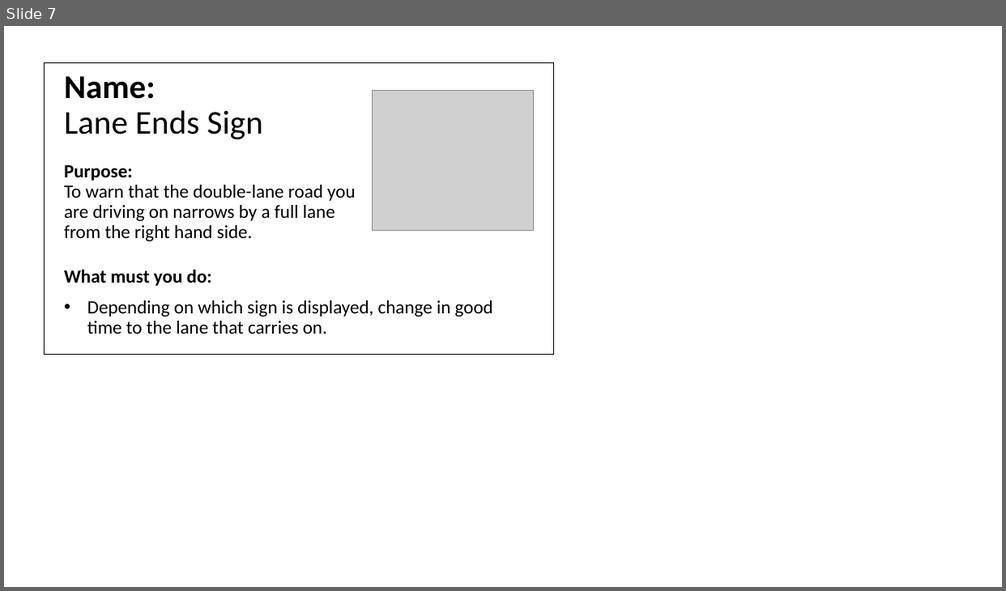
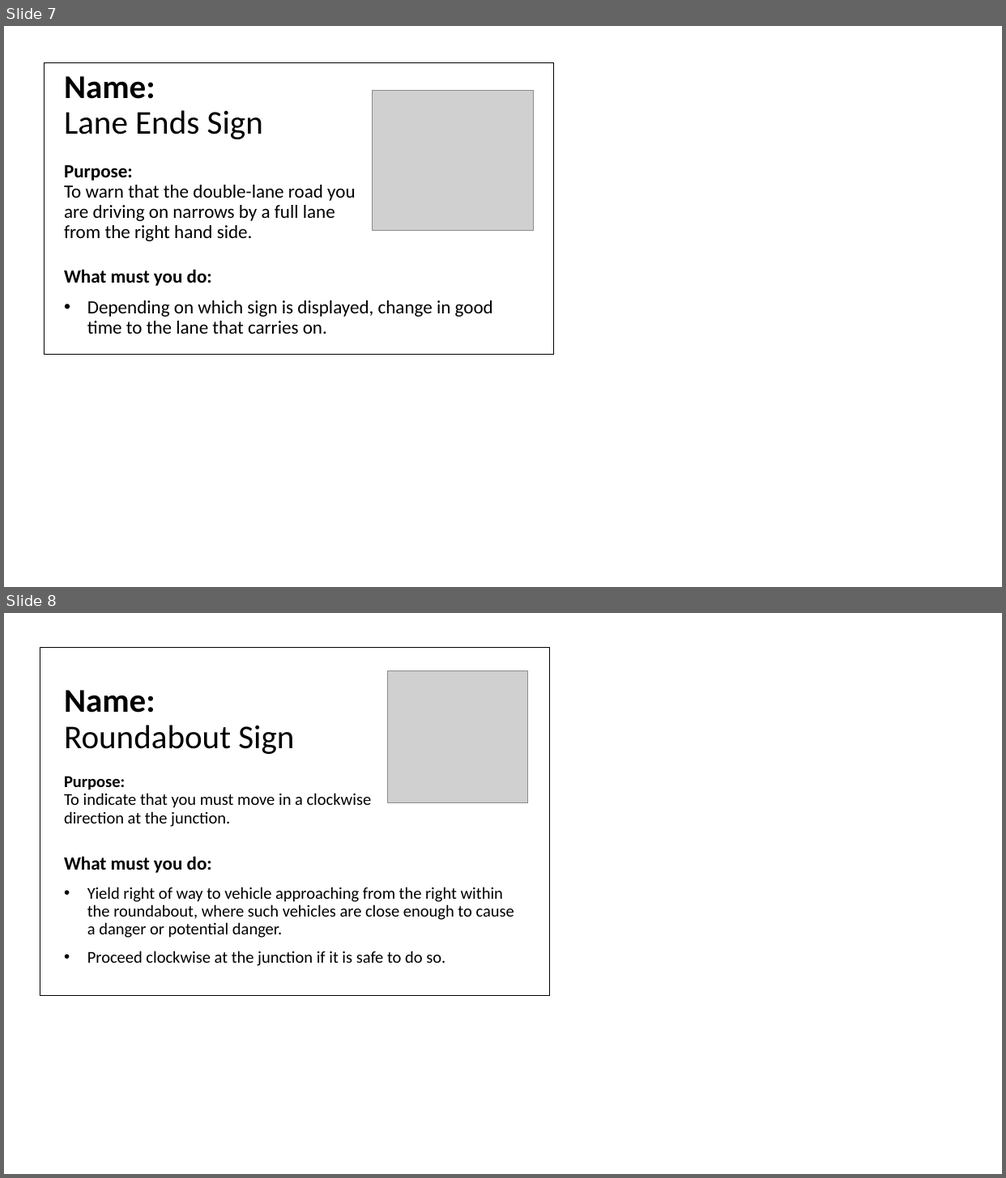
Before and after one commit to MosheRasetsoke/TrafficBot, a slide deck: images/ActualImages/Road Traffic Signs, Signals and Markings.pptx. Shown one above the other, each under a label of ours: slide 7 before the commit, slides 7 and 8 after it. The pictures are 1006x591 and 1006x1178 pixels, drawn with LibreOffice and Linux fonts; fonts in the diff are those of the drawing; grey boxes stand for pictures. Boxes give left, top, right and bottom in pixels: in the first picture for what was removed or moved away, otherwise in the second. Text is boxed around its words. In the diff, an @@ line names an element or a change of style, - is before the commit and + after.

```diff
--- a/images/ActualImages/Road Traffic Signs, Signals and Markings.pptx
+++ b/images/ActualImages/Road Traffic Signs, Signals and Markings.pptx
@@ slide 8 added at [4, 613, 1002, 1174], background #FFFFFF @@
@@ table added at [40, 648, 550, 995], 1 rows, 1 columns @@
+
@@ picture added at [388, 671, 528, 803] @@
@@ title added at [64, 690, 372, 827], 16 pt, text #000000 @@
+Name:
+Roundabout Sign
+Purpose:
+To indicate that you must move in a clockwise direction at the junction.
@@ text added at [64, 856, 514, 966], 16 pt, text #000000 @@
+What must you do:
+• Yield right of way to vehicle approaching from the right within the roundabout, where such vehicles are close enough to cause a danger or potential danger.
+• Proceed clockwise at the junction if it is safe to do so.
```
Also in this commit, not shown: 22 other slides added, 50 other files.
